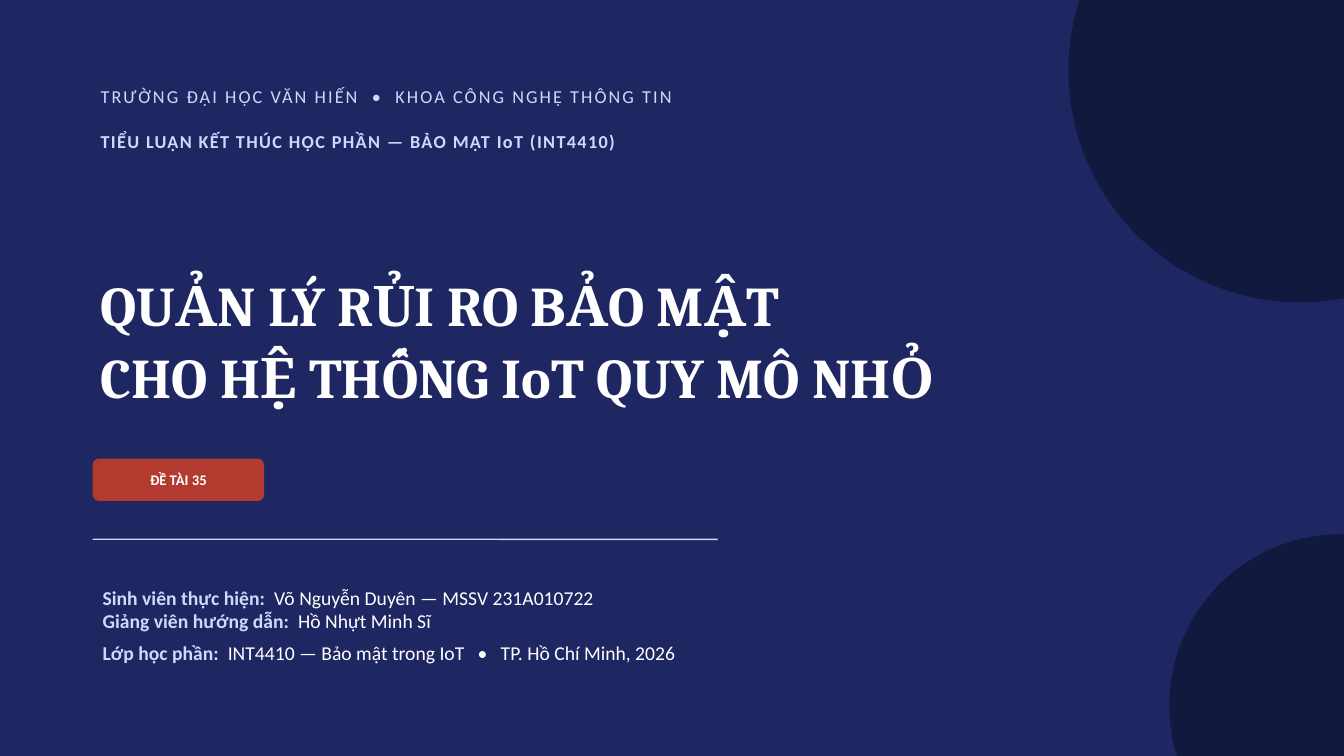
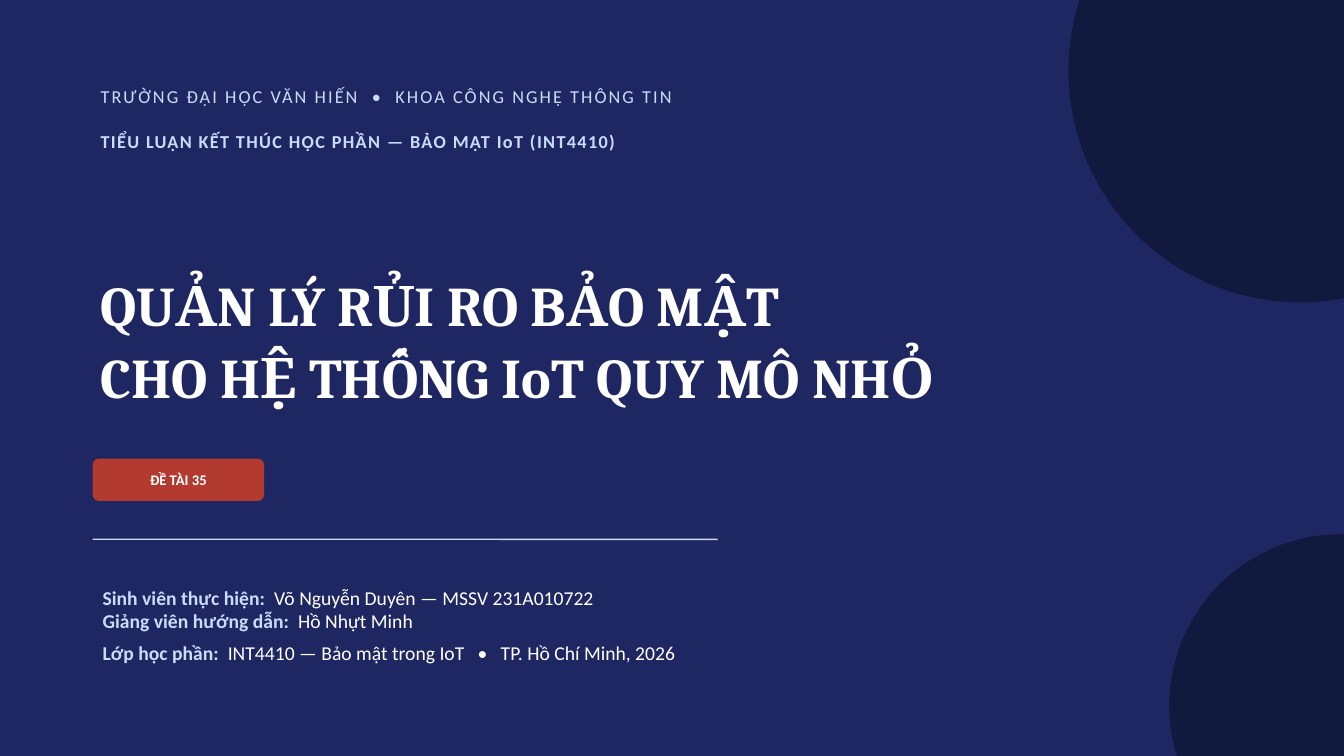
Before and after one commit to vonguyenduyen512-oss/detai35-quanlyruiro-iot, a slide deck: slide 1 of slides/Slide_trinh_bay_DeTai35.pptx. Drawn at 1344x756 pixels with LibreOffice and Linux fonts; fonts in the diff are those of the drawing. Boxes give left, top, right and bottom in pixels: in the first picture for what was removed or moved away, otherwise in the second. Text is boxed around its words. In the diff, an @@ line names an element or a change of style, - is before the commit and + after.

```diff
--- a/slides/Slide_trinh_bay_DeTai35.pptx
+++ b/slides/Slide_trinh_bay_DeTai35.pptx
@@ text at (103, 589, 675, 664): text changed @@
-Sinh viên thực hiện: Võ Nguyễn Duyên — MSSV 231A010722
-Giảng viên hướng dẫn: Hồ Nhựt Minh Sĩ
-Lớp học phần: INT4410 — Bảo mật trong IoT • TP. Hồ Chí Minh, 2026
+Sinh viên thực hiện: Võ Nguyễn Duyên — MSSV 231A010722
+Giảng viên hướng dẫn: Hồ Nhựt Minh
+Lớp học phần: INT4410 — Bảo mật trong IoT • TP. Hồ Chí Minh, 2026
```
Also in this commit, not shown: 1 other slide changed.
